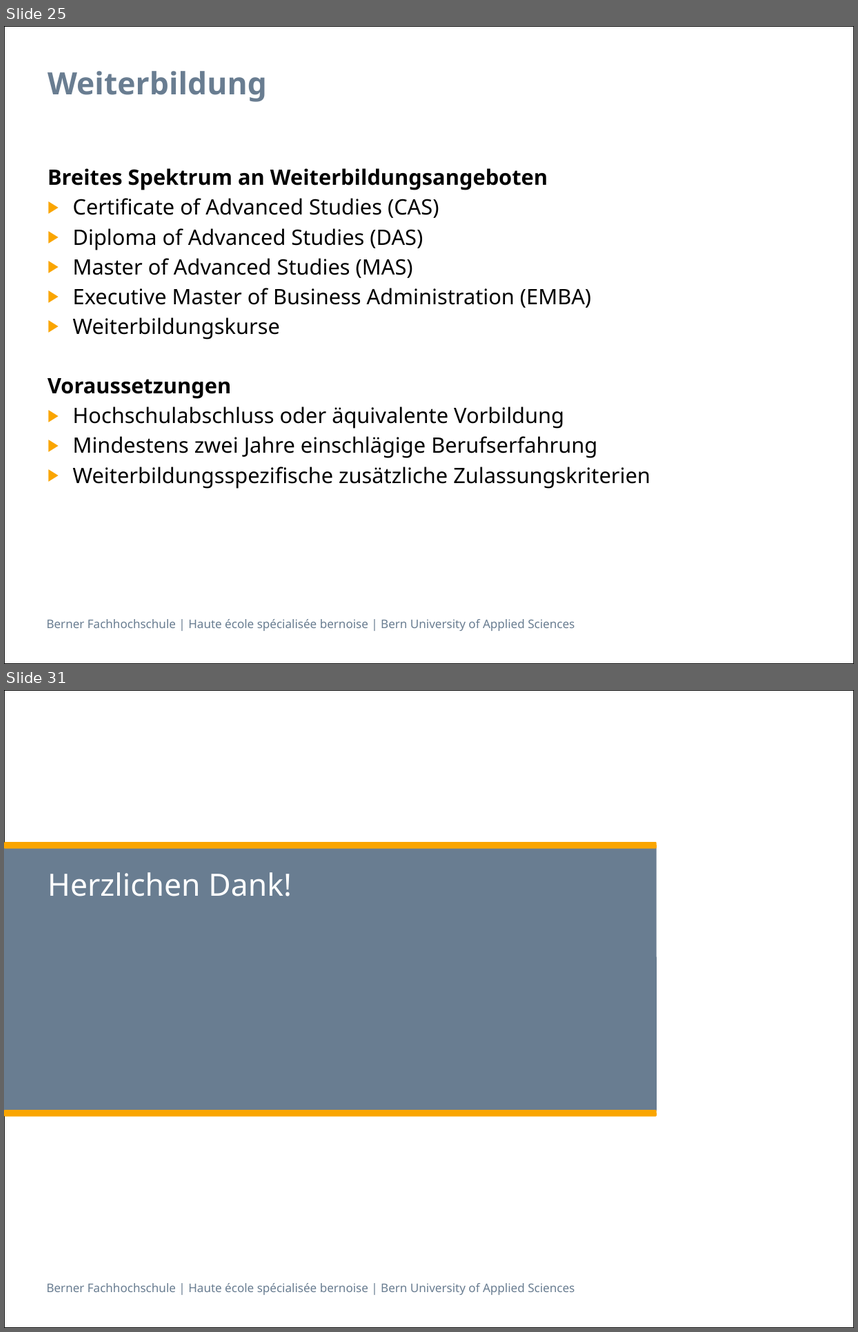
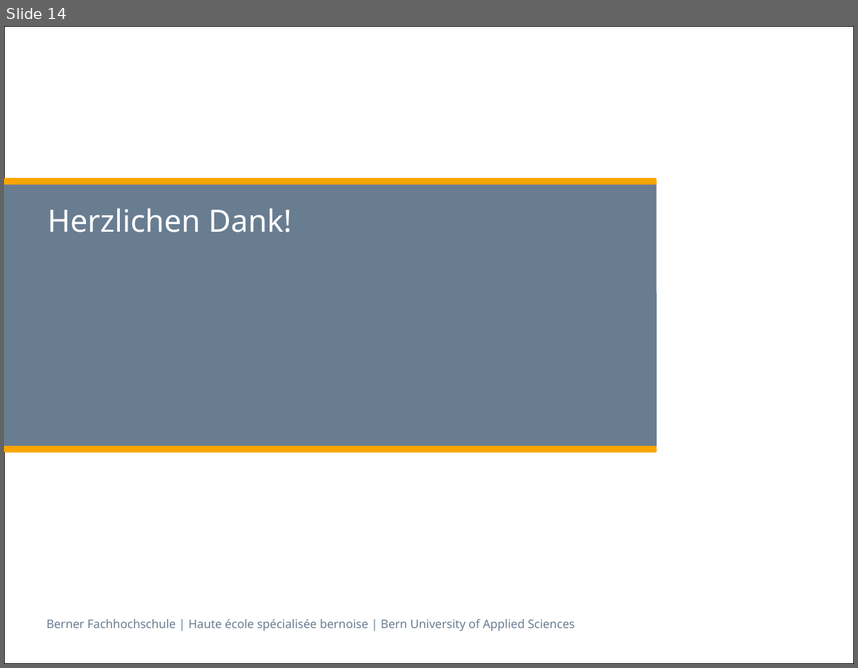
Before and after one commit to zyssm4/ch.bfh.btx8081.w2015.red, a slide deck: doc/Task14/task14_presentation Schlurp.pptx. Shown one above the other, each under a label of ours: slides 25 and 31 before the commit, slide 14 after it; the slides between them are not shown. The pictures are 858x1332 and 858x668 pixels, drawn with LibreOffice and Linux fonts; fonts in the diff are those of the drawing. Boxes give left, top, right and bottom in pixels: in the first picture for what was removed or moved away, otherwise in the second. Text is boxed around its words. In the diff, an @@ line names an element or a change of style, - is before the commit and + after.

```diff
--- a/doc/Task14/task14_presentation Schlurp.pptx
+++ b/doc/Task14/task14_presentation Schlurp.pptx
@@ slide 25 removed at [4,26,854,664], background #FFFFFF; not listed: 2 template elements that a slide beside it also shows @@
@@ title removed at [47,71,267,102] @@
-Weiterbildung
@@ text removed at [47,168,651,488] @@
-Breites Spektrum an Weiterbildungsangeboten
-▶ Certificate of Advanced Studies (CAS)
-▶ Diploma of Advanced Studies (DAS)
-▶ Master of Advanced Studies (MAS)
-▶ Executive Master of Business Administration (EMBA)
-▶ Weiterbildungskurse
-Voraussetzungen
-▶ Hochschulabschluss oder äquivalente Vorbildung
-▶ Mindestens zwei Jahre einschlägige Berufserfahrung
-▶ Weiterbildungsspezifische zusätzliche Zulassungskriterien
@@ what was slide 31 is now slide 14 @@
```
Also in this commit, not shown: 1 slide changed, 12 slides added, 28 other slides removed.
